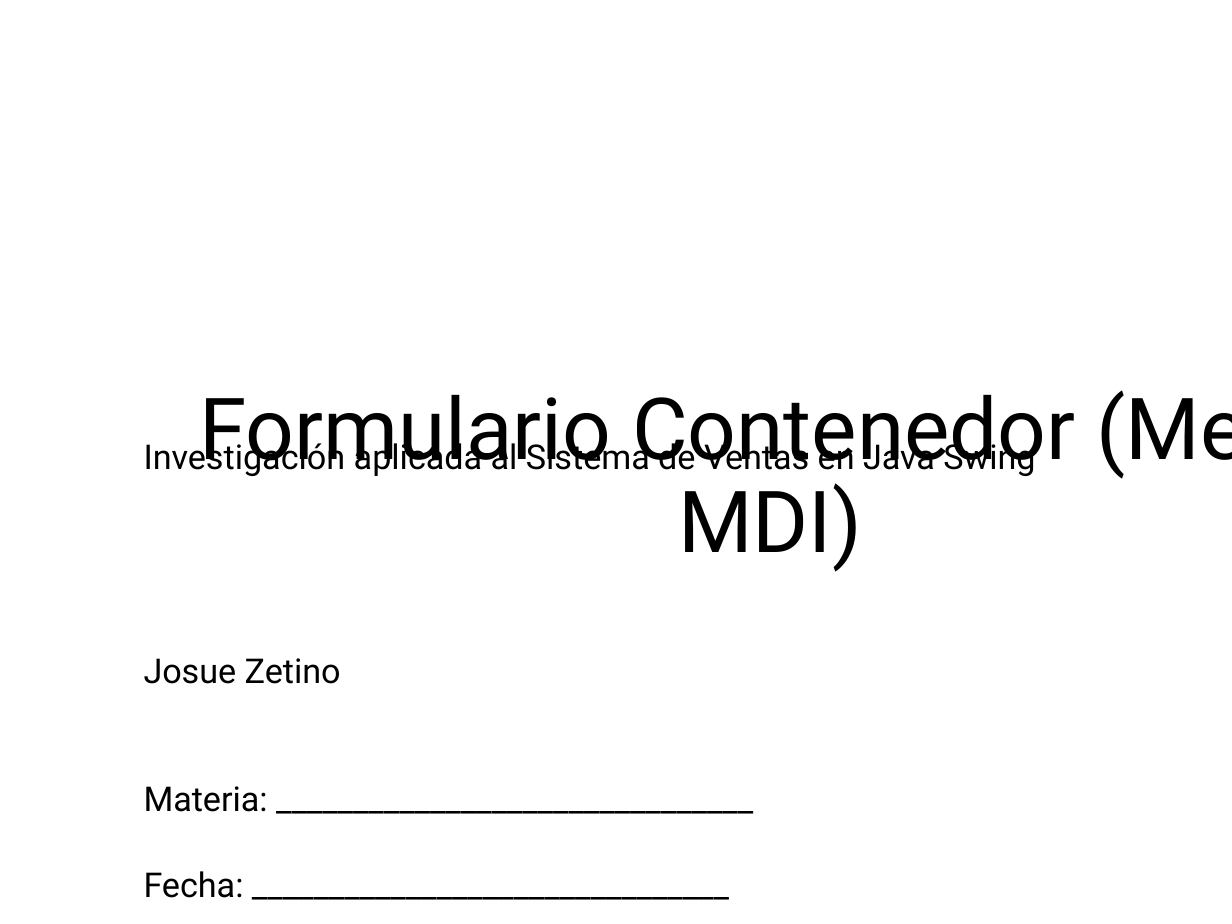
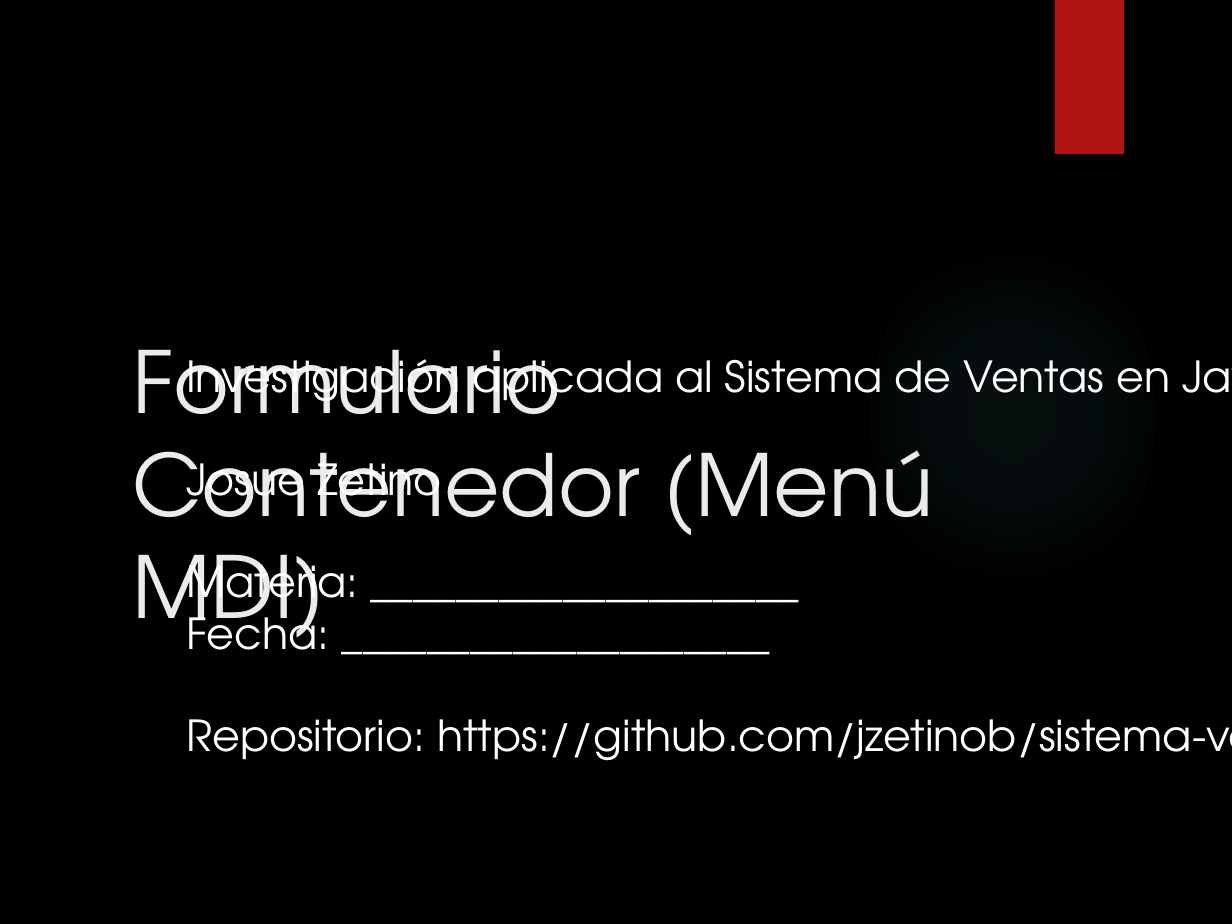
Before and after one commit to jzetinob/Progra2-UMG, a slide deck: slide 1 of tareas/02-investigacion-menu-mdi/Investigacion-MDI.pptx. Drawn at 1232x924 pixels with LibreOffice and Linux fonts; fonts in the diff are those of the drawing; background and template pictures are left out. Boxes give left, top, right and bottom in pixels: in the first picture for what was removed or moved away, otherwise in the second. Text is boxed around its words. In the diff, an @@ line names an element or a change of style, - is before the commit and + after.

```diff
--- a/tareas/02-investigacion-menu-mdi/Investigacion-MDI.pptx
+++ b/tareas/02-investigacion-menu-mdi/Investigacion-MDI.pptx
@@ background #FFFFFF to picture (left out) @@
@@ rectangle added at (1055,0,1124,154), fill #B01513 @@
@@ title "Formulario Contenedor (Menú MDI)": place and size @@
-title "Formulario Contenedor (Menú MDI)" at (199,395,1075,572)
+title "Formulario Contenedor (Menú MDI)" at (132,349,934,650)
@@ title "Formulario Contenedor (Menú MDI)" at (132,349,934,650): font Roboto to TeX Gyre Adventor, text colour #000000 to #EBEBEB; alignment centre to left; line spacing 0.9 to 1 @@
@@ ellipse added at (870,226,1155,607), fill gradient #50B9C1 @@
@@ text at (186,349,1232,761): text changed; size 16 to 20 pt; font Roboto to TeX Gyre Adventor; text colour #000000 to #FFFFFF @@
-Investigación aplicada al Sistema de Ventas en Java Swing
+Investigación aplicada al Sistema de Ventas en Java Swing
+Josue Zetino
+Materia: ____________________
+Fecha: ____________________
+Repositorio: https://github.com/jzetinob/sistema-ventas
@@ text removed at (144,658,341,684) @@
-Josue Zetino
@@ text removed at (144,786,268,812) @@
-Materia: _______________________________
@@ text removed at (144,871,244,898) @@
-Fecha: _______________________________
```
Also in this commit, not shown: 13 other slides changed.
